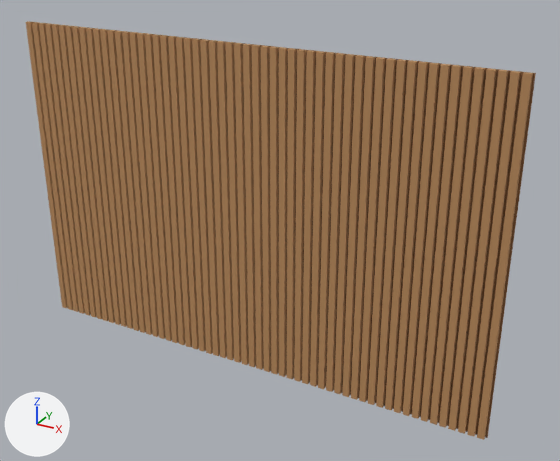
One commit to the glTF model dist/web/modelos/painel_ripado_400x260.glb: the scene before it, then after it.
Camera for both pictures: a 50 mm lens placed at (2.86, -4.62, 3.57), pointed at (0.27, 0.1, 1.21). The lights are fixed; the arrows at lower left show +X, +Y and +Z. The older version comes first. Vertices at exactly the same position are counted once.

The scene before the commit, as lines of its bpy script (objects in view):
```python
mat_madeira = principled_material('madeira')
mat_madeira.base_color = (0.484, 0.254, 0.105)  # orange #b98a5b
mat_madeira.roughness = 0.8
me_painel_ripado_400x260 = bpy.data.meshes.new('painel_ripado_400x260')
me_painel_ripado_400x260.from_pydata(...)  # 464 vertices, 696 faces; spans x -2.0..2.0, y -0.02..0.02, z 0.0..2.6
# faces by material slot: [12, 684]
me_painel_ripado_400x260.materials.append(mat_madeira_escura)  # brown #8a6039
me_painel_ripado_400x260.materials.append(mat_madeira)  # orange #b98a5b
ob_painel_ripado_400x260 = bpy.data.objects.new('painel_ripado_400x260', me_painel_ripado_400x260)
ob_painel_ripado_400x260.location = (0.0, 0.0, 0.0)
```
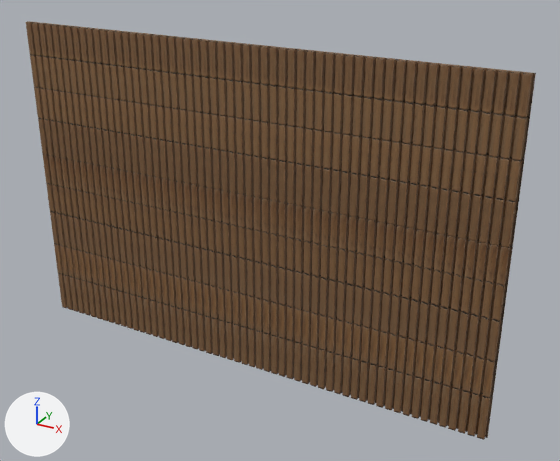
The change, as JSON lines over the scene's bpy script:
```json
{"op": "add", "block": "img_wood_planks_normal", "code": ["img_wood_planks_normal = load_image('wood_planks_normal', '_unpacked/wood_planks_normal', 2048, 2048, 'Non-Color')"]}
{"op": "add", "block": "img_wood_planks_diffuse", "code": ["img_wood_planks_diffuse = load_image('wood_planks_diffuse', '_unpacked/wood_planks_diffuse', 2048, 2048, 'sRGB')"]}
{"op": "add", "block": "img_wood_planks_roughness_metallic_roughness", "code": ["img_wood_planks_roughness_metallic_roughness = load_image('wood_planks_roughness_metallic_roughness', '_unpacked/wood_planks_roughness_metallic_roughness', 2048, 2048, 'Non-Color')"]}
{"block": "mat_madeira", "change": "nodes: BsdfPrincipled, OutputMaterial"}
{"block": "mat_madeira", "change": "colours: orange #b98a5b"}
{"block": "mat_madeira", "change": "nodes: BsdfPrincipled, Math x2, NormalMap, OutputMaterial, SeparateColor, TexImage x3"}
{"block": "mat_madeira", "change": "uses the picture img_wood_planks_diffuse"}
{"block": "mat_madeira", "change": "uses the picture img_wood_planks_normal"}
{"block": "mat_madeira", "change": "uses the picture img_wood_planks_roughness_metallic_roughness"}
{"block": "me_painel_ripado_400x260", "where": "me_painel_ripado_400x260.from_pydata(...)  # 464 vertices, 696 faces; spans x -2.0..2.0, y -0.02..0.02, z 0.0..2.6"}
{"block": "me_painel_ripado_400x260", "where": "# used by ob_painel_ripado_400x260; location = (0.0, 0.0, 0.0)"}
{"block": "me_painel_ripado_400x260", "change": "me_painel_ripado_400x260 part 1: texture (UV) coordinates changed"}
```

Where the change shows, as pixel boxes [x1, y1, x2, y2] in the pictures (560 x 461 px):
```json
{"object": "painel_ripado_400x260", "change": "surface changed", "before": [26, 21, 536, 440], "after": [26, 21, 536, 440], "on screen": "darker"}
```
